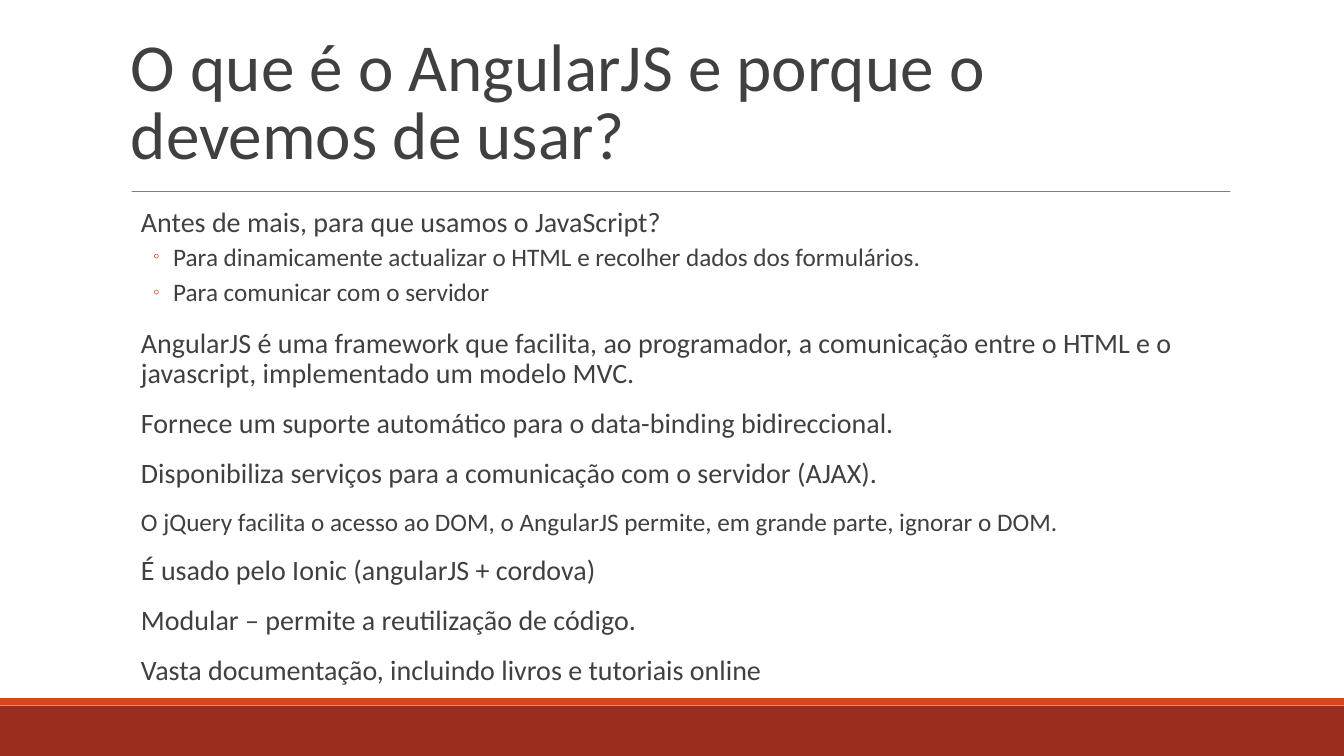
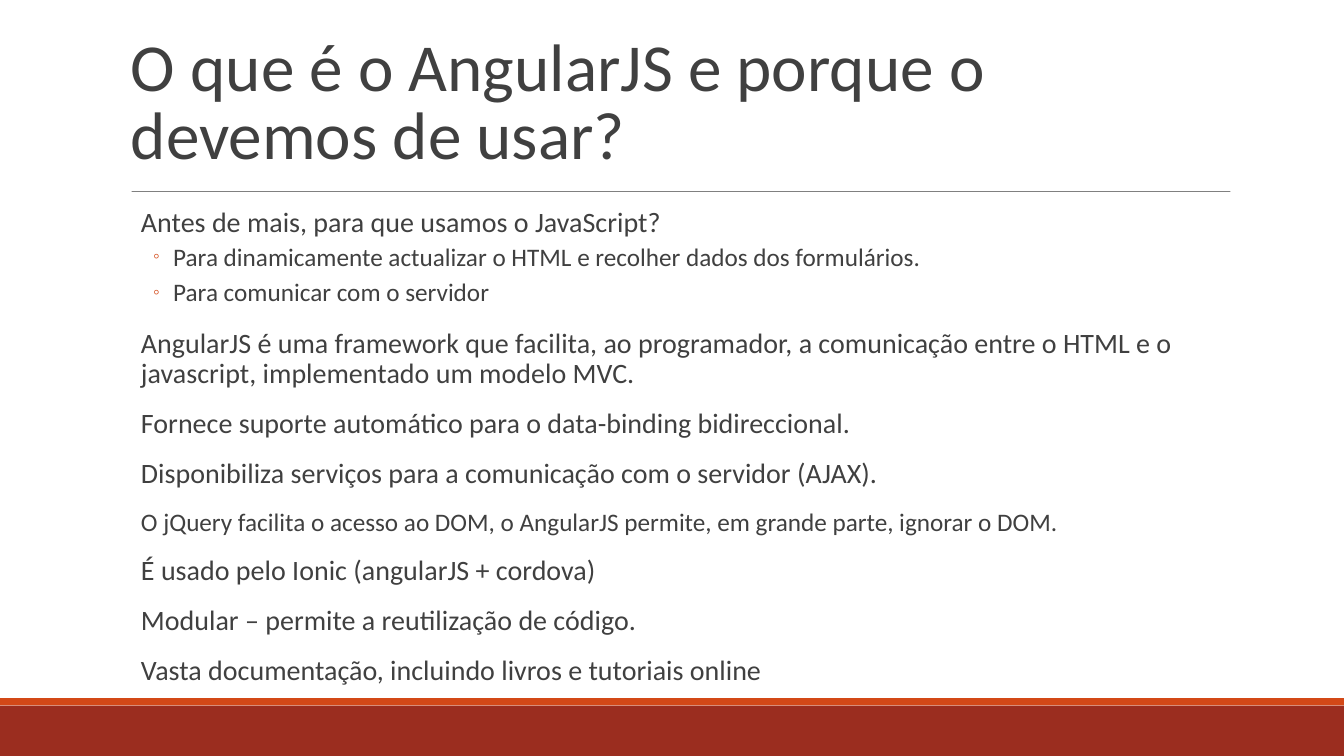
Before and after one commit to jvverde/demo-angular, a slide deck: slide 3 of docs/AngularJS.odp. Drawn at 1344x756 pixels with LibreOffice and Linux fonts; fonts in the diff are those of the drawing. Boxes give left, top, right and bottom in pixels: in the first picture for what was removed or moved away, otherwise in the second. Text is boxed around its words. In the diff, an @@ line names an element or a change of style, - is before the commit and + after.

Commit message:
docs

```diff
--- a/docs/AngularJS.odp
+++ b/docs/AngularJS.odp
@@ text at bbox=[141, 413, 850, 438]: text changed @@
-  Fornece um suporte automático para o data-binding bidireccional.
+  Fornece suporte automático para o data-binding bidireccional.
```
